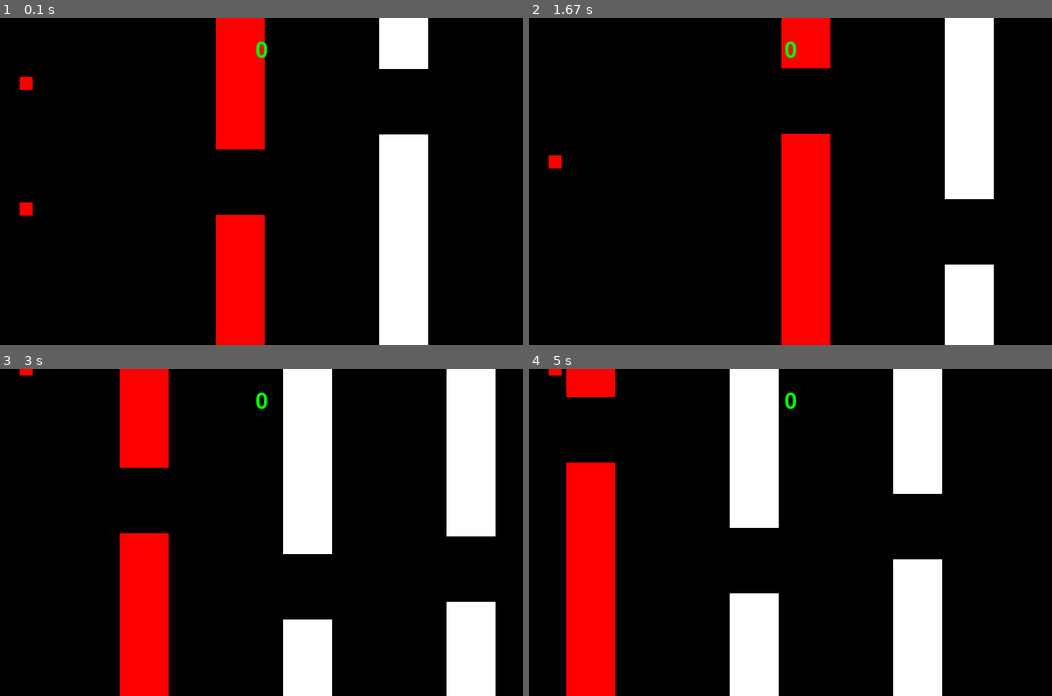
Above: before the commit, frames 1-4 (two rows, left to right).
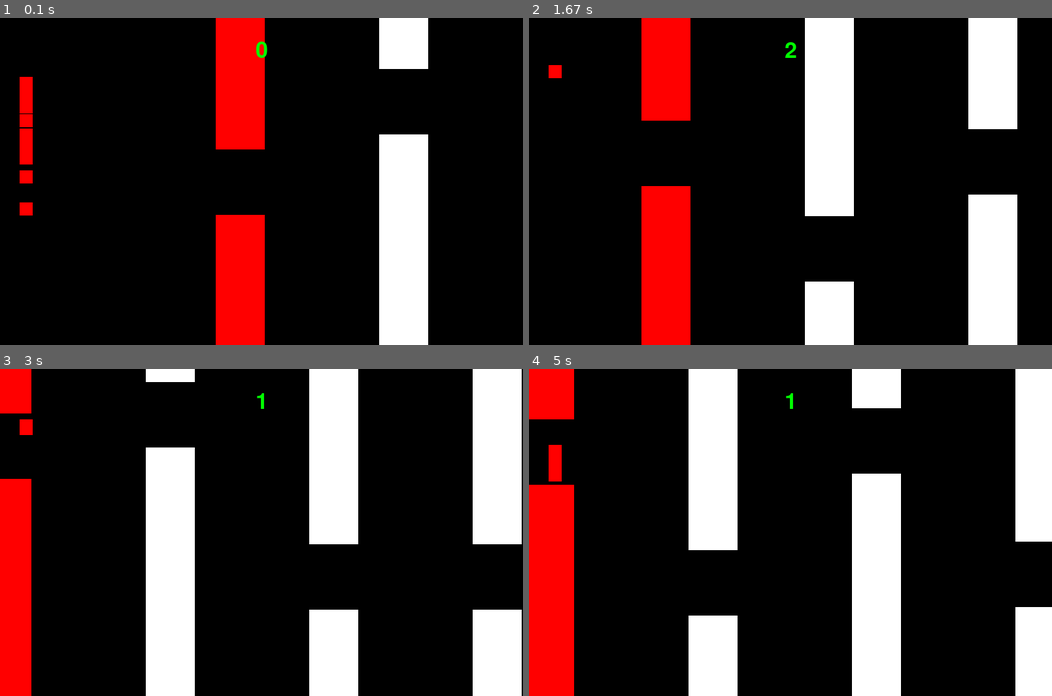
Above: after the commit, the same moments.

Repository: Nicolas-Reyland/NeuroEvolution
Game: pygame game, started from FlappyBird/main.py
Same seed, same stepped clock (60 frames per second), same inputs: the game is played once before the commit and once after it.
Inputs:
- Up to frame 1 (0.1 s): no input
- Up to frame 2 (1.67 s): hold Up 0.33-0.8 s; hold Down 0.83-1.3 s; hold Up from 1.33 s (still down)
- Up to frame 3 (3 s): release Up at 1.8 s; hold Down 1.83-2.3 s; hold Up 2.33-2.8 s; hold Down from 2.83 s (still down)
- Up to frame 4 (5 s): release Down at 3.3 s; hold Up 3.33-3.8 s; hold Down 3.83-4.3 s; hold Up 4.33-4.8 s; hold Down from 4.83 s (still down)

The runs differ from the first frame. In frame 1, 0.7% of the frame differs, in the area x 3-7%, y 22-51%; in frame 2, 29%; in frame 3, 34%; in frame 4, 44%, in the area x 0-100%, y 0-100%.

Commit message:
Flappy Bird population size to 1000

Diff:
--- a/FlappyBird/main.py
+++ b/FlappyBird/main.py
@@ -2,7 +2,7 @@
 from flappy_bird import make
 import ga
 
-population = 3
+population = 1000
 render_after_gen = 0
 do_render = True
 nn_structure = [5, 5, 1]
